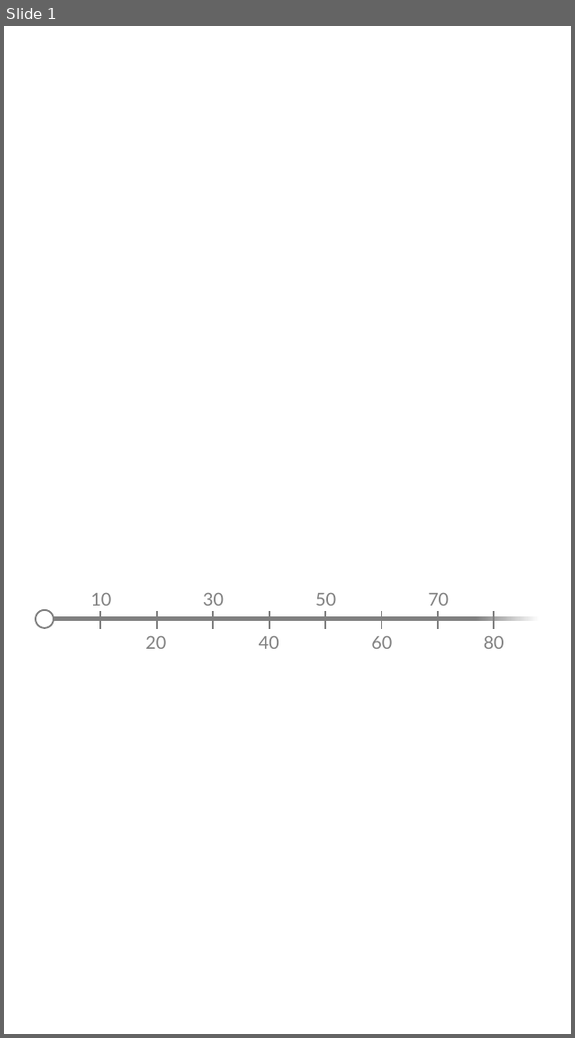
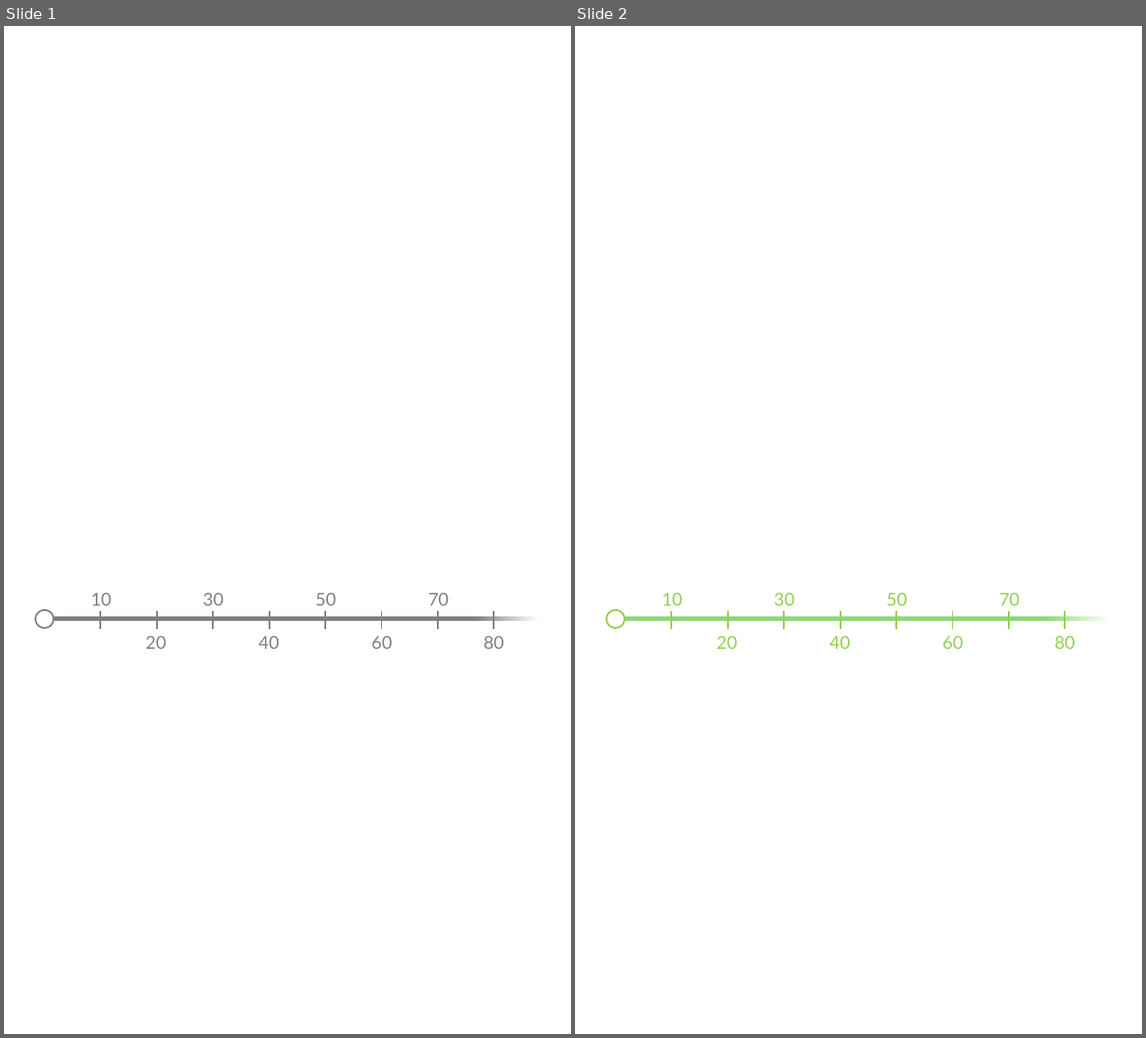
Before and after one commit to BasementEngineering/fineline, a slide deck: assets/images.pptx. Shown side by side, each under a label of ours: slide 1 before the commit, slides 1 and 2 after it. The pictures are 575x1038 and 1146x1038 pixels, drawn with LibreOffice and Linux fonts; fonts in the diff are those of the drawing. Boxes give left, top, right and bottom in pixels: in the first picture for what was removed or moved away, otherwise in the second. Text is boxed around its words. In the diff, an @@ line names an element or a change of style, - is before the commit and + after.

```diff
--- a/assets/images.pptx
+++ b/assets/images.pptx
@@ slide 2 added at [575,26,1142,1034], background #FFFFFF @@
@@ text added at [662,592,683,606], 16 pt, text #92D050 @@
+10
@@ text added at [774,592,795,606], 16 pt, text #92D050 @@
+30
@@ text added at [886,592,907,606], 16 pt, text #92D050 @@
+50
@@ text added at [999,592,1020,606], 16 pt, text #92D050 @@
+70
@@ ellipse added at [607,610,624,627], fill #FFFFFF, outline #92D050 1.5 pt @@
@@ rectangle added at [615,616,1111,621], fill gradient #8ED973 to #FFFFFF @@
@@ line added from (615, 611) to (615, 629), #808080 1.5 pt @@
@@ line added from (672, 611) to (672, 629), #92D050 1.5 pt @@
@@ line added from (728, 611) to (728, 629), #92D050 1.5 pt @@
@@ line added from (784, 611) to (784, 629), #92D050 1.5 pt @@
@@ line added from (841, 611) to (841, 629), #92D050 1.5 pt @@
@@ line added from (896, 611) to (896, 629), #92D050 1.5 pt @@
@@ line added from (952, 611) to (952, 629), #92D050 1.5 pt @@
@@ line added from (1009, 611) to (1009, 629), #92D050 1.5 pt @@
@@ line added from (1065, 611) to (1065, 629), #92D050 1.5 pt @@
@@ text added at [716,635,737,649], 16 pt, text #92D050 @@
+20
@@ text added at [830,635,850,649], 16 pt, text #92D050 @@
+40
@@ text added at [942,635,963,649], 16 pt, text #92D050 @@
+60
@@ text added at [1055,635,1075,649], 16 pt, text #92D050 @@
+80
```
Also in this commit, not shown: 5 other files.
